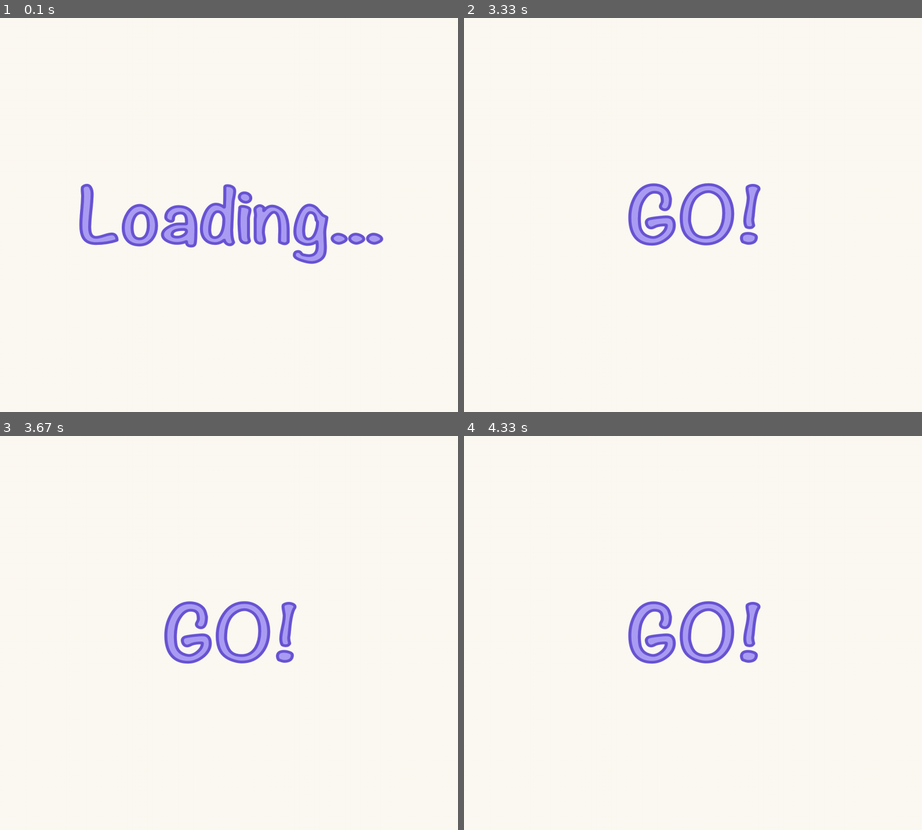
Above: before the commit, frames 1-4 (two rows, left to right).
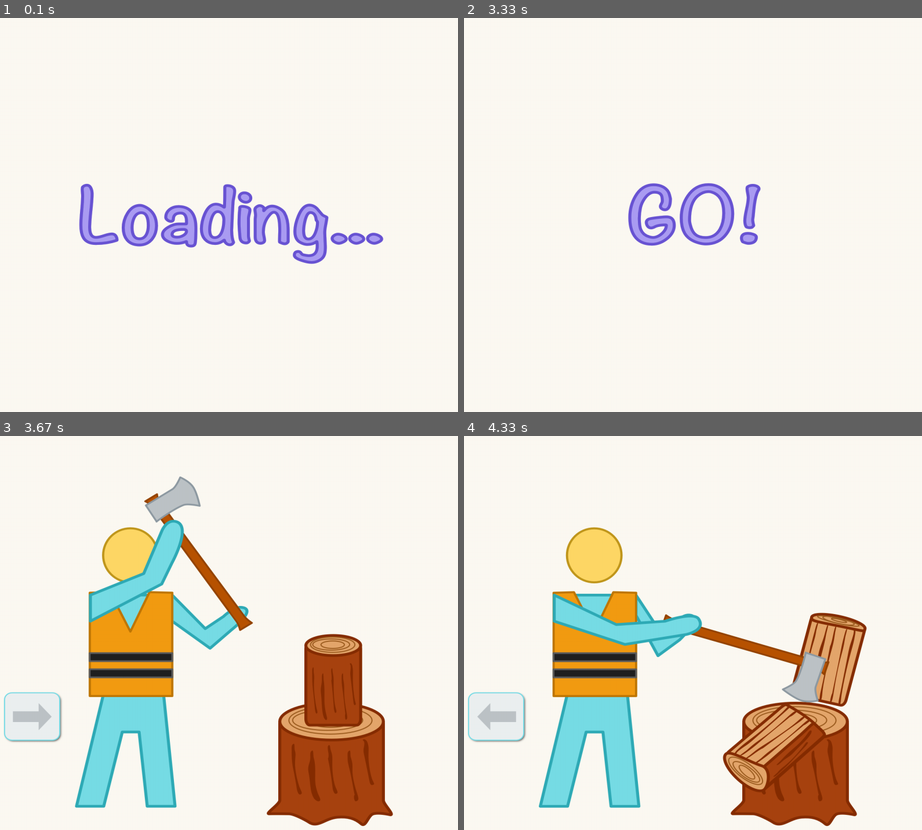
Above: after the commit, the same moments.

Repository: jwl-7/Stick-Bop
Game: pygame game, started from stick-bop.py
Same seed, same stepped clock (60 frames per second), same inputs: the game is played once before the commit and once after it.
Inputs:
- Up to frame 1 (0.1 s): no input
- Up to frame 2 (3.33 s): tap Enter at 0.33 s
- Up to frame 3 (3.67 s): tap Enter at 3.4 s
- Up to frame 4 (4.33 s): hold Left 3.73-4.2 s; hold Right from 4.23 s (still down)

Frames 1-2 are identical in both runs. In frame 3, 25% of the frame differs, in the area x 0-86%, y 10-99%; in frame 4, 24%.

Commit message:
began woodchopping task

Diff:
--- a/stick-bop.py
+++ b/stick-bop.py
@@ -182,7 +182,7 @@
             #'win': Win(),
             #'drilling': Drilling(),
             #'mining': Mining(),
-            #'woodchopping': Woodchopping()
+            'woodchopping': Woodchopping()
         }
 
     def setup_states(self, start_state):
@@ -309,7 +309,7 @@
     def __init__(self):
         State.__init__(self)
         self.__dict__.update(settings)
-        #self.next = 'start'
+        self.next = 'woodchopping'
 
     def startup(self):
         pygame.mixer.music.stop()
@@ -329,9 +329,52 @@
             self.start_img = self.images['set']
         if time_elapsed >= 2000:
             self.start_img = self.images['go']
+        if time_elapsed >= 3000:
+            self.done = True
 
     def draw(self, screen):
         screen.blit(self.start_img, [0, 0])
+
+class Woodchopping(State, Assets):
+    """Woodchopping task.
+    """
+
+    def __init__(self):
+        State.__init__(self)
+        self.__dict__.update(settings)
+        #self.next = 'start'
+
+    def startup(self):
+        self.left_pressed = False
+        self.right_pressed = False
+        self.right_was_pressed = False
+        self.start_time = pygame.time.get_ticks()
+        self.wood_img = self.images['woodchopping-1']
+
+    def get_event(self, event):
+        if event.type == pygame.KEYDOWN and event.key == pygame.K_LEFT:
+            self.left_pressed = True
+            if self.right_was_pressed and not self.right_pressed:
+                self.wood_img = self.images['woodchopping-1']
+                self.right_was_pressed = False
+        elif event.type == pygame.KEYDOWN and event.key == pygame.K_RIGHT:
+            self.right_pressed = True
+            if not self.left_pressed:
+                self.wood_img = self.images['woodchopping-2']
+        elif event.type == pygame.KEYUP and event.key == pygame.K_LEFT:
+            self.left_pressed = False
+        elif event.type == pygame.KEYUP and event.key == pygame.K_RIGHT:
+            if self.right_pressed:
+                self.right_pressed = False
+                self.right_was_pressed = True
+
+    def update(self, screen, dt):
+        self.wood_img = self.render_image(self.wood_img, self.screen_size, screen)
+        self.draw(screen)
+        time_elapsed = pygame.time.get_ticks() - self.start_time
+
+    def draw(self, screen):
+        screen.blit(self.wood_img, [0, 0])
         pass
 
 def main():
